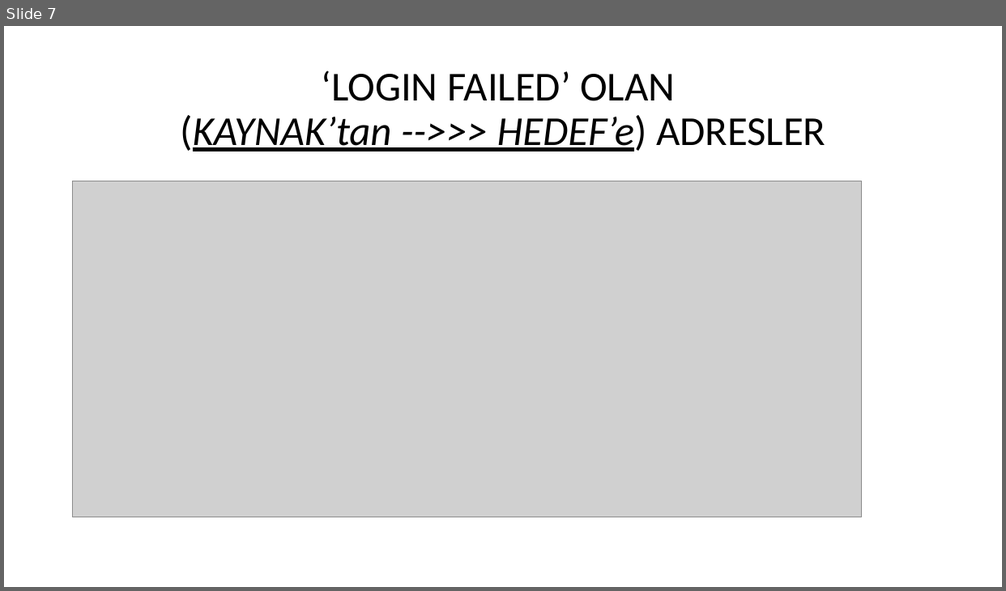
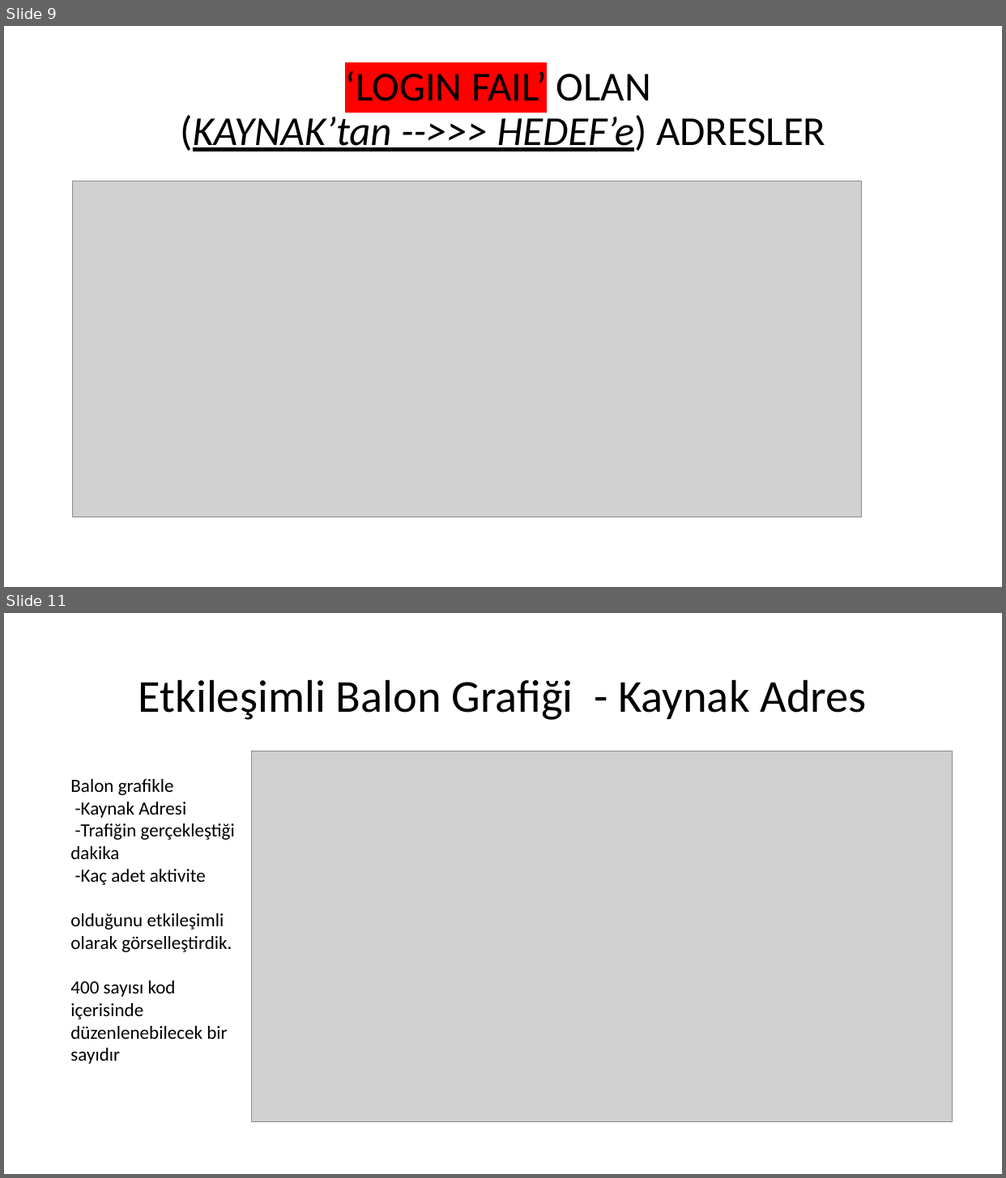
Before and after one commit to euphratesk/portf, a slide deck: Portfolio/ML/Classification Models/NextRay/NetworkTraffic.pptx. Shown one above the other, each under a label of ours: slide 7 before the commit, slides 9 and 11 after it; the slides between them are not shown. The pictures are 1006x591 and 1006x1178 pixels, drawn with LibreOffice and Linux fonts; fonts in the diff are those of the drawing; grey boxes stand for pictures. Boxes give left, top, right and bottom in pixels: in the first picture for what was removed or moved away, otherwise in the second. Text is boxed around its words. In the diff, an @@ line names an element or a change of style, - is before the commit and + after.

```diff
--- a/Portfolio/ML/Classification Models/NextRay/NetworkTraffic.pptx
+++ b/Portfolio/ML/Classification Models/NextRay/NetworkTraffic.pptx
@@ slide 11 added at [4,613,1002,1174], background #FFFFFF @@
@@ title added at [138,679,866,720], 44 pt, text #000000 @@
+Etkileşimli Balon Grafiği - Kaynak Adres
@@ picture added at [252,752,953,1122] @@
@@ text added at [70,779,235,1064], 18 pt, text #000000 @@
+Balon grafikle
+-Kaynak Adresi
+-Trafiğin gerçekleştiği dakika
+-Kaç adet aktivite
+olduğunu etkileşimli olarak görselleştirdik.
+400 sayısı kod içerisinde düzenlenebilecek bir sayıdır
@@ what was slide 7 is now slide 9 @@
@@ slide 9 changed as well @@
@@ title at [180,71,825,152]: text changed @@
-‘LOGIN FAILED’ OLAN
-(KAYNAK’tan -->>> HEDEF’e) ADRESLER
+‘LOGIN FAIL’ OLAN
+(KAYNAK’tan -->>> HEDEF’e) ADRESLER
```
Also in this commit, not shown: 7 other slides changed, 8 other slides added, 2 other files.
